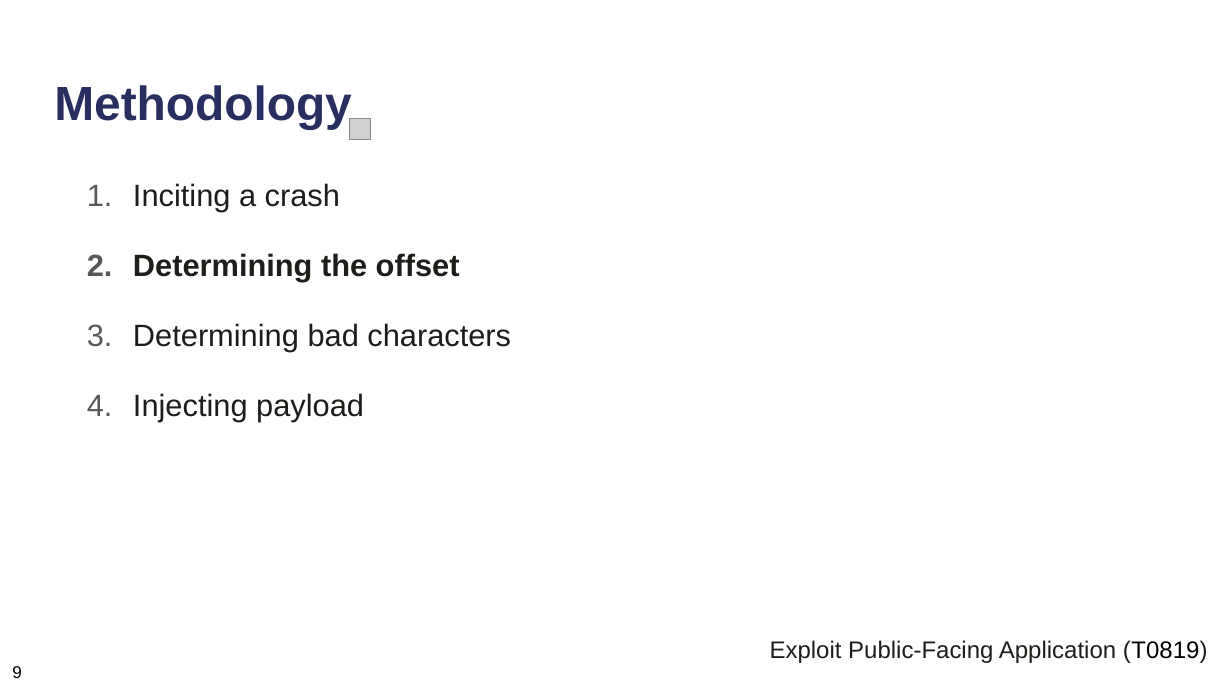
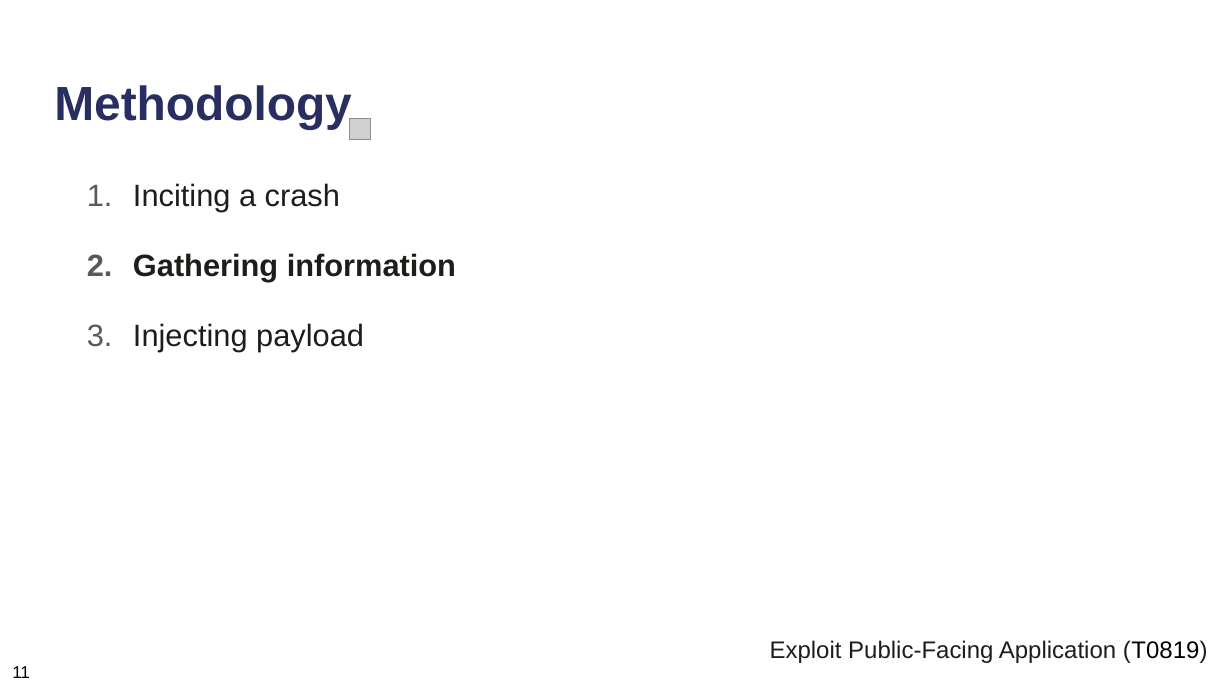
Before and after one commit to neubert-simon/auv-final-report, a slide deck: slide 13 of Final Presentation/ICS_Praesentationsfolien.pptx. Drawn at 1232x693 pixels with LibreOffice and Linux fonts; fonts in the diff are those of the drawing; grey boxes stand for pictures. Boxes give left, top, right and bottom in pixels: in the first picture for what was removed or moved away, otherwise in the second. Text is boxed around its words. In the diff, an @@ line names an element or a change of style, - is before the commit and + after.

```diff
--- a/Final Presentation/ICS_Praesentationsfolien.pptx
+++ b/Final Presentation/ICS_Praesentationsfolien.pptx
@@ text at (133,253,456,282): text changed; bold on @@
-2. Determining the offset
-3. Determining bad characters
+2. Gathering information
@@ text at (12,666,30,678): text changed @@
-9
+11
```
Also in this commit, not shown: 60 other slides changed, 3 slides added, 2 slides removed, 10 other files.
